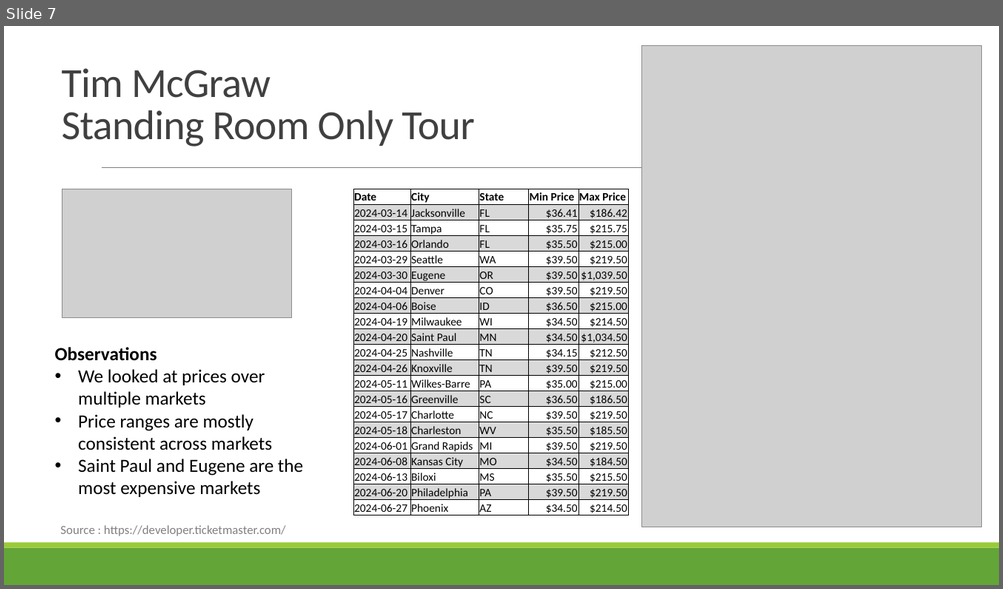
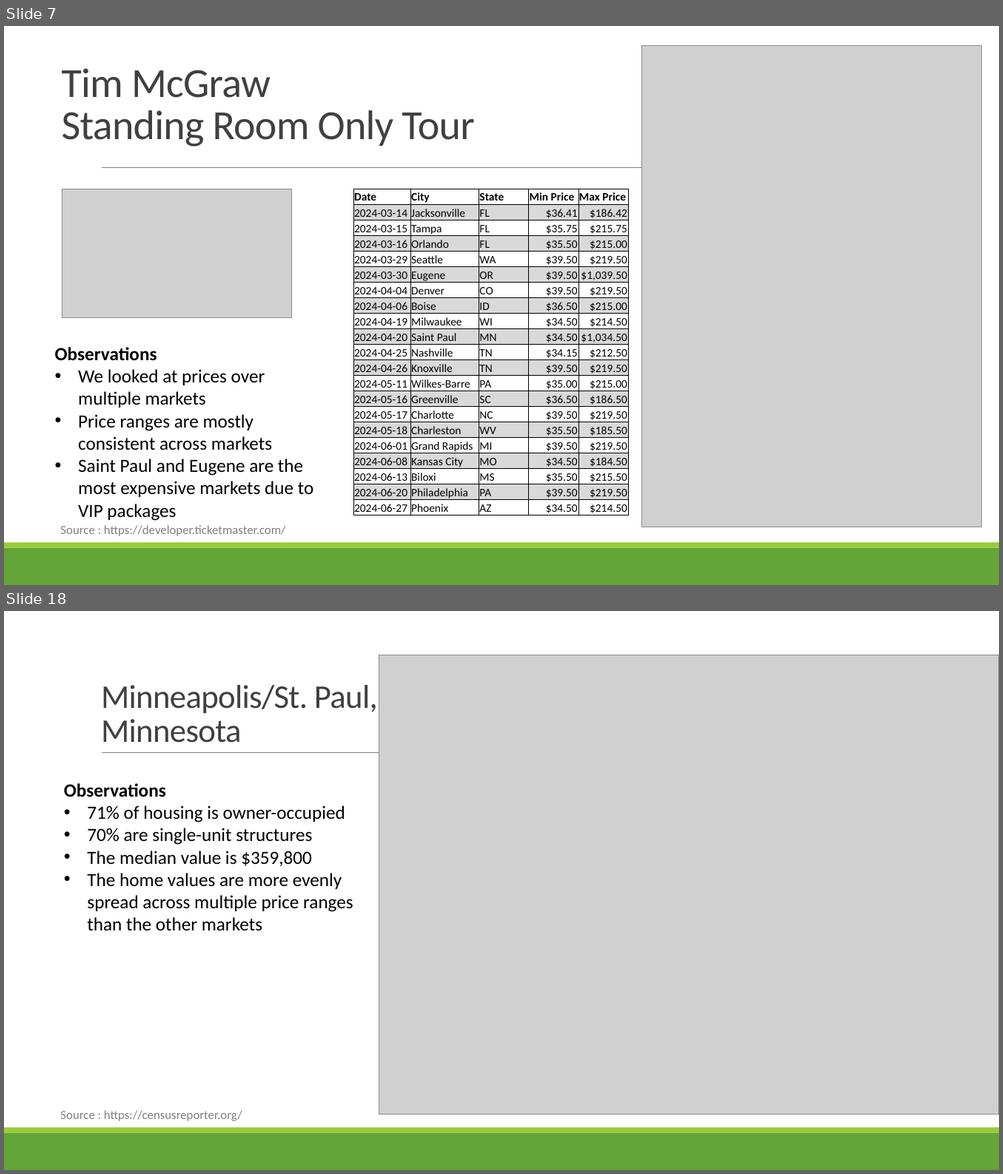
Before and after one commit to jodylarson310/module7-project, a slide deck: Support_Live_Music_Project1_Group4.pptx. Shown one above the other, each under a label of ours: slide 7 before the commit, slides 7 and 18 after it; the slides between them are not shown. The pictures are 1003x589 and 1003x1174 pixels, drawn with LibreOffice and Linux fonts; fonts in the diff are those of the drawing; grey boxes stand for pictures. Boxes give left, top, right and bottom in pixels: in the first picture for what was removed or moved away, otherwise in the second. Text is boxed around its words. In the diff, an @@ line names an element or a change of style, - is before the commit and + after.

```diff
--- a/Support_Live_Music_Project1_Group4.pptx
+++ b/Support_Live_Music_Project1_Group4.pptx
@@ slide 18 added at bbox=[4, 611, 999, 1170], background #FFFFFF; not listed: 3 template elements that a slide beside it also shows @@
@@ picture added at bbox=[378, 655, 999, 1115] @@
@@ title added at bbox=[101, 685, 378, 743], 32 pt, text #404040 @@
+Minneapolis/St. Paul,
+Minnesota
@@ text added at bbox=[64, 783, 353, 931], 18 pt, text #000000 @@
+Observations
+• 71% of housing is owner-occupied
+• 70% are single-unit structures
+• The median value is $359,800
+• The home values are more evenly spread across multiple price ranges than the other markets
@@ text added at bbox=[60, 1111, 242, 1122], 12 pt, text #808080 @@
+Source : https://censusreporter.org/
@@ slide 7 changed as well @@
@@ text at bbox=[78, 459, 313, 521]: text changed @@
-• Saint Paul and Eugene are the most expensive markets
+• Saint Paul and Eugene are the most expensive markets due to VIP packages
```
Also in this commit, not shown: 7 other slides changed, 7 other slides added.
